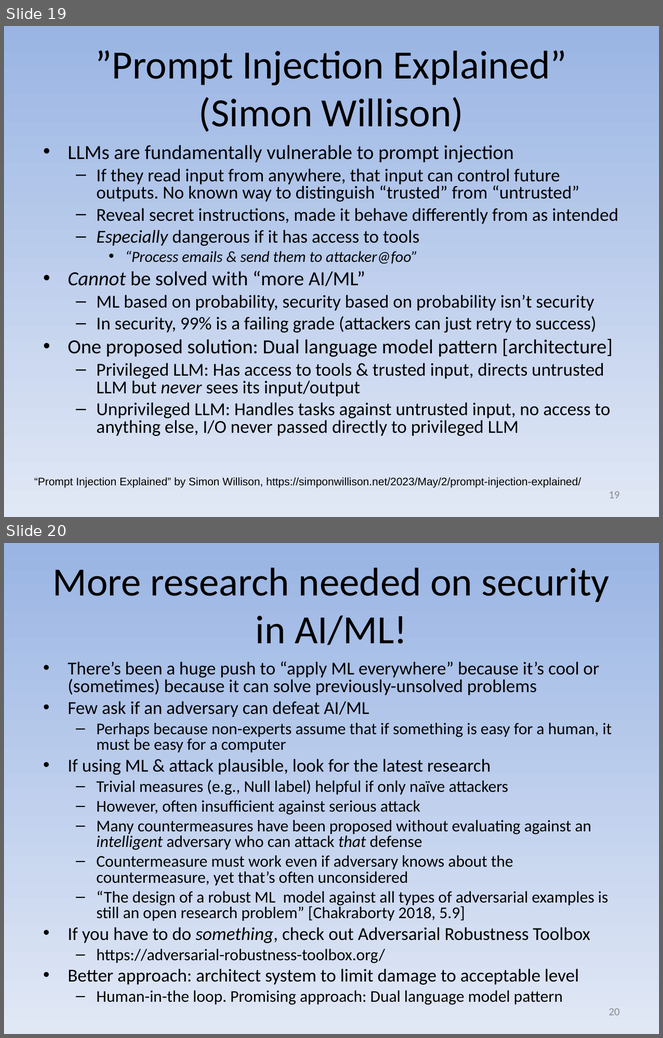
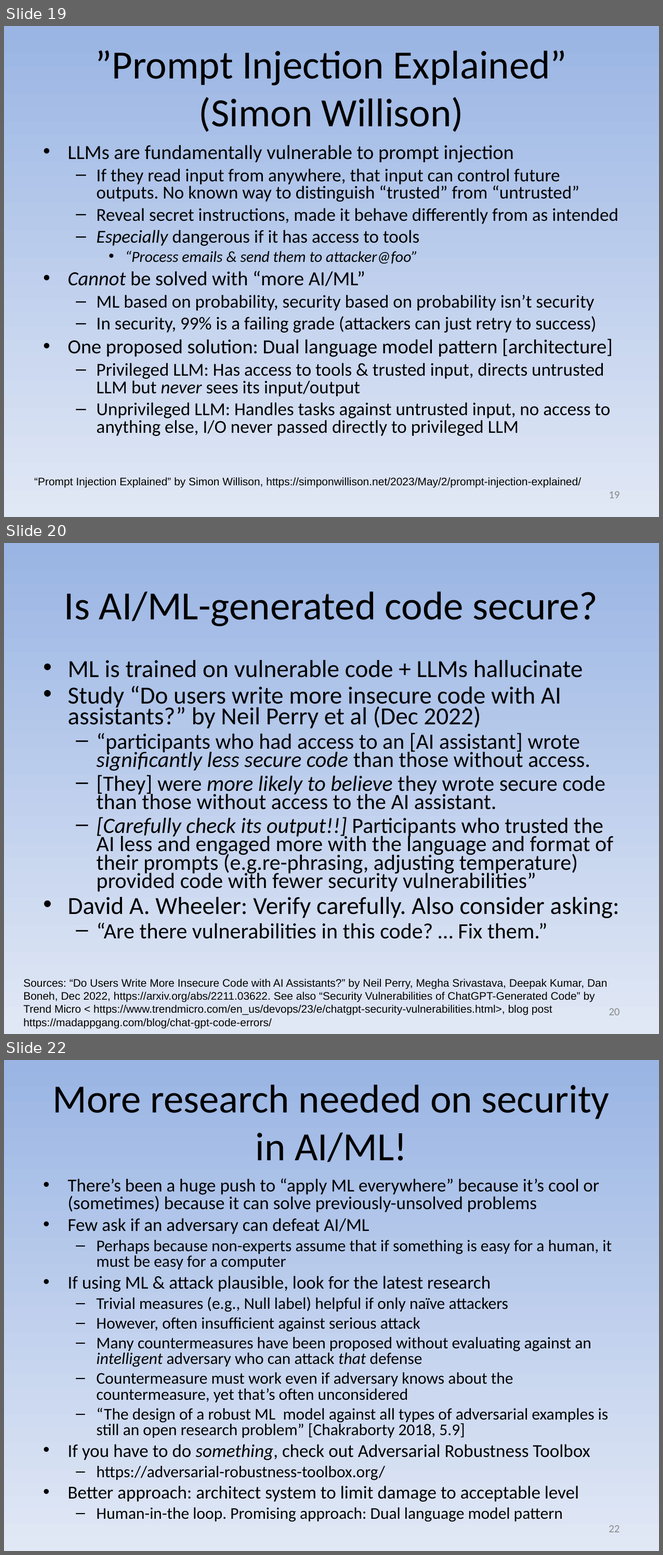
Before and after one commit to david-a-wheeler/david-a-wheeler.github.io, a slide deck: secure-class/presentations/Secure-Software-10-Misc.ppt. Shown one above the other, each under a label of ours: slides 19 and 20 before the commit, slides 19, 20 and 22 after it; the slides between them are not shown. The pictures are 663x1038 and 663x1555 pixels, drawn with LibreOffice and Linux fonts; fonts in the diff are those of the drawing. Boxes give left, top, right and bottom in pixels: in the first picture for what was removed or moved away, otherwise in the second. Text is boxed around its words. In the diff, an @@ line names an element or a change of style, - is before the commit and + after.

```diff
--- a/secure-class/presentations/Secure-Software-10-Misc.ppt
+++ b/secure-class/presentations/Secure-Software-10-Misc.ppt
@@ slide 20 added at [4, 543, 659, 1034], background gradient #9AB5E4 to #E1E8F5 @@
@@ title added at [64, 591, 598, 627], 44 pt, text #000000 @@
+Is AI/ML-generated code secure?
@@ text added at [68, 660, 620, 939], 24 pt, text #000000 @@
+• ML is trained on vulnerable code + LLMs hallucinate
+• Study “Do users write more insecure code with AI assistants?” by Neil Perry et al (Dec 2022)
+  – “participants who had access to an [AI assistant] wrote significantly less secure code than those without access.
+  – [They] were more likely to believe they wrote secure code than those without access to the AI assistant.
+  – [Carefully check its output!!] Participants who trusted the AI less and engaged more with the language and format of their prompts (e.g.re-phrasing, adjusting temperature) provided code with fewer security vulnerabilities”
+• David A. Wheeler: Verify carefully. Also consider asking:
+  – “Are there vulnerabilities in this code? … Fix them.”
@@ text added at [23, 979, 607, 1029], 12 pt, text #000000 @@
+Sources: “Do Users Write More Insecure Code with AI Assistants?” by Neil Perry, Megha Srivastava, Deepak Kumar, Dan Boneh, Dec 2022, https://arxiv.org/abs/2211.03622. See also “Security Vulnerabilities of ChatGPT-Generated Code” by Trend Micro < https://www.trendmicro.com/en_us/devops/23/e/chatgpt-security-vulnerabilities.html>, blog post https://madappgang.com/blog/chat-gpt-code-errors/
@@ page number added at [609, 1008, 620, 1016], 12 pt, text #898989 @@
+20
@@ what was slide 20 is now slide 22 @@
@@ page number at [609, 1525, 620, 1533]: text changed @@
-20
+22
```
Also in this commit, not shown: 2 slides changed, 1 other slide added.
